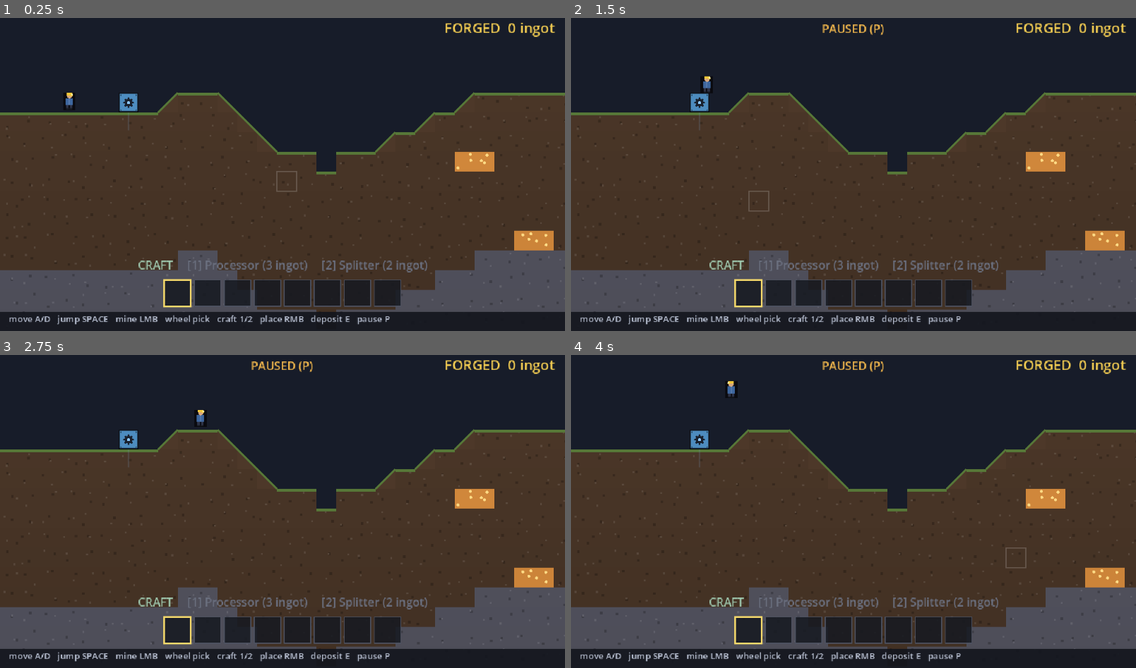
Above: before the commit, frames 1-4 (two rows, left to right).
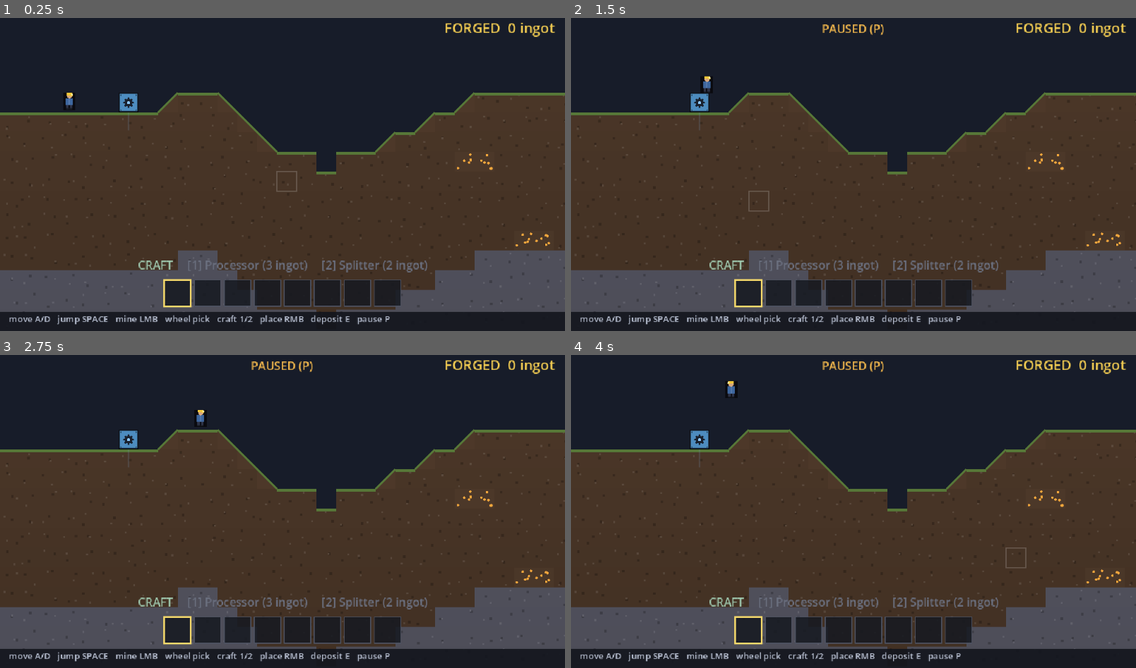
Above: after the commit, the same moments.

Repository: teohondascully/sinkforge
Game: Godot game, scene res://scenes/main.tscn
Same seed, same stepped clock (60 frames per second), same inputs: the game is played once before the commit and once after it.
Inputs (mouse positions are in pixels of both pictures, inside the frame that each line leads up to):
- Up to frame 1 (0.25 s): no input
- Up to frame 2 (1.5 s): tap Enter at 0.5 s; move the mouse to (977, 155) at 0.52 s; hold Right 0.53-1.25 s; tap P at 0.6 s; click (977, 155) at 0.67 s; tap Space at 0.77 s; drag from (740, 187) to (825, 237) at 1.27 s
- Up to frame 3 (2.75 s): tap Space at 2 s; move the mouse to (339, 439) at 2.02 s; hold Right from 2.03 s (still down); tap 1 at 2.1 s
- Up to frame 4 (4 s): release Right at 2.75 s; drag from (825, 574) to (684, 461) at 2.77 s; tap Enter at 3.5 s; move the mouse to (1023, 558) at 3.52 s; hold Left from 3.53 s (still down); tap E at 3.6 s; tap Space at 3.77 s

The runs differ from the first frame. In frame 1, 0.9% of the frame differs, in the area x 80-98%, y 42-75%; in frame 2, 0.9%; in frame 3, 0.9%; in frame 4, 0.9%.

Commit message:
polish slice 1: ore reads as flecks-in-rock, not an orange sticker
Fixes the "ore is a bright orange block pasted on the dirt" read (the 4b critic flagged
it). Now a vein shares the surrounding dirt's base and is distinguished only by golden
ore flecks embedded in it — the natural Terraria "ore in rock" look. Almost entirely a
DATA change, demonstrating the MaterialDef registry seam again.

- material_def.gd: + nugget_count (data-driven speck density).
- ore.tres: base_color -> match earth (no block boundary), grain on, 6 gold nuggets.
- main.gd: draw def.nugget_count specks (was a literal 3), slightly smaller.

Diff:
--- a/scenes/main.gd
+++ b/scenes/main.gd
@@ -309,9 +309,9 @@
 			var sp: Array[Vector2] = _cell_speckles(c, 2)
 			draw_rect(Rect2(pos + sp[0] - Vector2(2, 2), Vector2(4, 4)), col.darkened(0.22))
 			draw_rect(Rect2(pos + sp[1] - Vector2(1.5, 1.5), Vector2(3, 3)), col.lightened(0.10))
-		if def.has_nuggets():  # embedded specks so a vein reads as valuable
-			for nug: Vector2 in _cell_speckles(c, 3):
-				draw_circle(pos + nug, 2.4, def.nugget_color)
+		if def.has_nuggets():  # embedded specks so a vein reads as ore IN rock, not an orange block
+			for nug: Vector2 in _cell_speckles(c, def.nugget_count):
+				draw_circle(pos + nug, 2.0, def.nugget_color)
 	_draw_terrain_surface()  # grass caps + diagonal slope ramps on the exposed surface
 
 
--- a/src/data/material_def.gd
+++ b/src/data/material_def.gd
@@ -27,6 +27,8 @@
 @export var cap_color: Color = Color(0, 0, 0, 0)
 ## Embedded specks (ore nuggets) drawn scattered in the tile. Off when alpha == 0.
 @export var nugget_color: Color = Color(0, 0, 0, 0)
+## How many nuggets to scatter when nugget_color is visible (denser = reads more as a rich vein).
+@export var nugget_count: int = 3
 ## How much the tile darkens with depth (0 = none). Sells "deeper = deeper".
 @export var depth_darken: float = 0.38
 
--- a/src/data/materials/ore.tres
+++ b/src/data/materials/ore.tres
@@ -7,8 +7,9 @@
 id = &"ore"
 display_name = "Ore"
 layer = &"block"
-base_color = Color(0.85, 0.55, 0.24, 1)
-grain = false
+base_color = Color(0.31, 0.23, 0.17, 1)
+grain = true
 cap_color = Color(0, 0, 0, 0)
-nugget_color = Color(1.0, 0.86, 0.52, 1)
-depth_darken = 0.22
+nugget_color = Color(0.96, 0.66, 0.24, 1)
+nugget_count = 6
+depth_darken = 0.25
